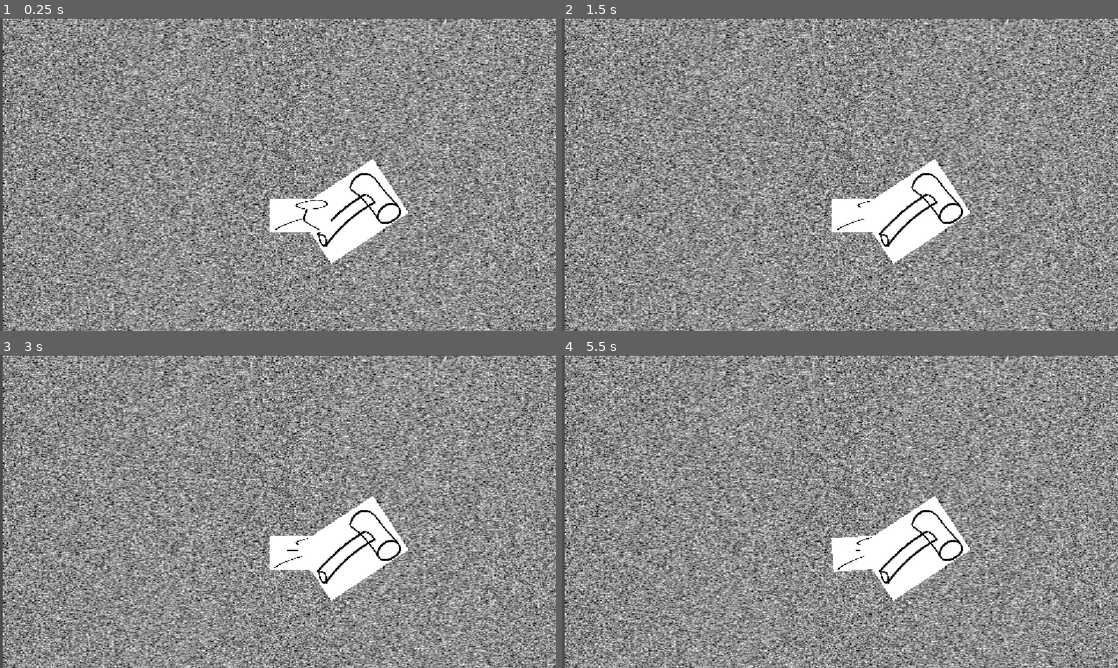
Above: before the commit, frames 1-4 (two rows, left to right).
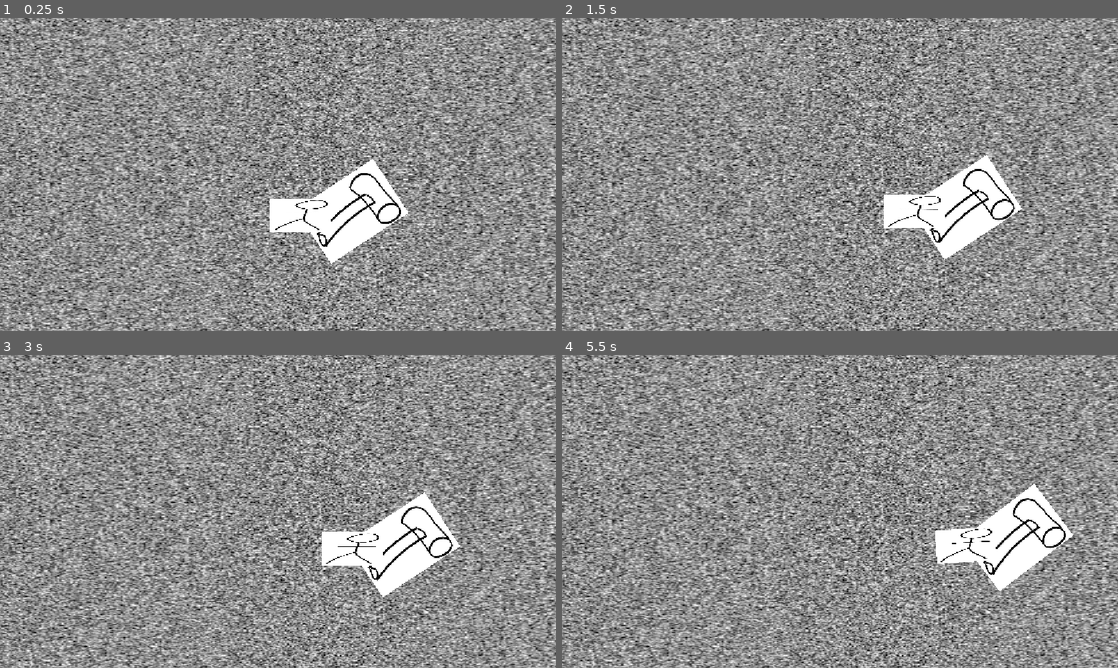
Above: after the commit, the same moments.

Repository: ryantheking603/VerySeriousGameJamGame
Game: Godot game, scene res://root.tscn
Same seed, same stepped clock (60 frames per second), same inputs: the game is played once before the commit and once after it.
Inputs:
- Up to frame 1 (0.25 s): no input
- Up to frame 2 (1.5 s): tap Enter at 0.5 s; hold T (throw) 0.53-1.28 s; tap Z at 0.8, 1.35 s; tap Space at 1.25 s
- Up to frame 3 (3 s): tap C at 1.55, 2.1 s; tap Enter at 2 s; hold T (throw) 2.03-2.78 s; tap Space at 2.75 s; tap S (down2) at 2.85 s
- Up to frame 4 (5.5 s): tap Z at 3.05, 5.3 s; tap Enter at 3.5 s; tap A (left2) at 3.6 s; tap C at 3.8 s; tap Space at 4.25 s; tap D (right2) at 4.35 s; tap T (throw) at 4.55 s; tap Q (rotateccw) at 5.1 s

The runs differ from the first frame. In frame 1, 62% of the frame differs, in the area x 0-100%, y 0-100%; in frame 2, 66%; in frame 3, 66%; in frame 4, 67%.

Commit message:
Add go to and bring back main weapon functionality
Added physics logic skeleton for some basic actions that might be desired

Diff:
--- a/character_body_2d.gd
+++ b/character_body_2d.gd
@@ -1,7 +1,10 @@
 extends CharacterBody2D
 
+var my_weapon: Node2D
 
-var movement_dir = Vector2.ZERO
+var original_offset: Vector2
+var original_rotation: float
+var movement_dir:Vector2 = Vector2.ZERO
 var rotation_dir: float = 0
 var rotation_speed: float = 0
 
@@ -12,6 +15,11 @@
 @export var rotation_friction = 5
 @export var rotation_accel = 10
 
+func _ready() -> void:
+	my_weapon = $hammerProjectile
+	original_offset = my_weapon.position
+	original_rotation = my_weapon.rotation
+
 func _input(event: InputEvent) -> void:
 	if event.is_action_pressed("throw"):
 		if $hammerProjectile:
@@ -21,8 +29,13 @@
 			var rotational_offset_velocity = tangent_direction\
 							 		* offset_vector.length()\
 									* rotation_speed
+			$hammerProjectile.be_thrown(self.velocity + rotational_offset_velocity)
+	elif event is InputEventKey:
+		if event.pressed and event.keycode == KEY_Z:
+			self.jump_to_my_weapon()
+		if event.pressed and event.keycode == KEY_C:
+			self.bring_back_my_weapon()
 
-			$hammerProjectile.be_thrown(self.velocity + rotational_offset_velocity)
 
 func get_input():
 	movement_dir = Input.get_vector("left2", "right2", "up2", "down2")
@@ -44,3 +57,16 @@
 	else:
 		rotation_speed = move_toward(rotation_speed, 0.0, rotation_friction * delta)
 	rotation +=  rotation_speed * delta
+
+func jump_to_my_weapon():
+	if my_weapon and my_weapon.get_parent() != self:
+		global_position = my_weapon.global_position
+		velocity = Vector2.ZERO
+		bring_back_my_weapon()
+
+func bring_back_my_weapon():
+	my_weapon.reparent(self)
+	$hammerProjectile.position = original_offset
+	$hammerProjectile.linear_velocity = Vector2.ZERO
+	$hammerProjectile.rotation = original_rotation
+	$hammerProjectile.is_held = true
--- a/hammer_projectile.gd
+++ b/hammer_projectile.gd
@@ -1,5 +1,7 @@
 extends RigidBody2D
 
+var is_held: bool = true
+const friction: float = 100
 
 # Called when the node enters the scene tree for the first time.
 func _ready() -> void:
@@ -10,6 +12,11 @@
 func _process(delta: float) -> void:
 	pass
 
+func _physics_process(delta: float) -> void:
+	if not is_held:
+		linear_velocity = linear_velocity.move_toward(Vector2.ZERO, friction * delta)
+
 func be_thrown(velocity: Vector2):
 	self.reparent(self.get_parent().get_parent())
 	self.linear_velocity = velocity
+	is_held = false
--- a/root.tscn
+++ b/root.tscn
@@ -22,8 +22,9 @@
 [node name="root" type="Node2D" unique_id=696447183]
 
 [node name="Background" type="Sprite2D" parent="." unique_id=994555807]
-position = Vector2(589.5, 338)
-scale = Vector2(1.8260188, 1.4)
+z_index = -1
+position = Vector2(681.99994, 321.5)
+scale = Vector2(2.783699, 1.6937499)
 texture = ExtResource("1_pq8q7")
 
 [node name="Character" type="CharacterBody2D" parent="." unique_id=108888972]
@@ -38,10 +39,12 @@
 scale = Vector2(0.99999994, 1)
 
 [node name="AnimatedSprite2D" type="AnimatedSprite2D" parent="Character" unique_id=1917219576]
+z_index = 7
 position = Vector2(0, -4.2915344e-06)
 scale = Vector2(0.99999994, 0.33870968)
 sprite_frames = SubResource("SpriteFrames_71ww8")
 
 [node name="CollisionShape2D" type="CollisionShape2D" parent="Character" unique_id=521268493]
+z_index = 3
 scale = Vector2(0.9999995, 1)
 shape = SubResource("RectangleShape2D_81ajq")
